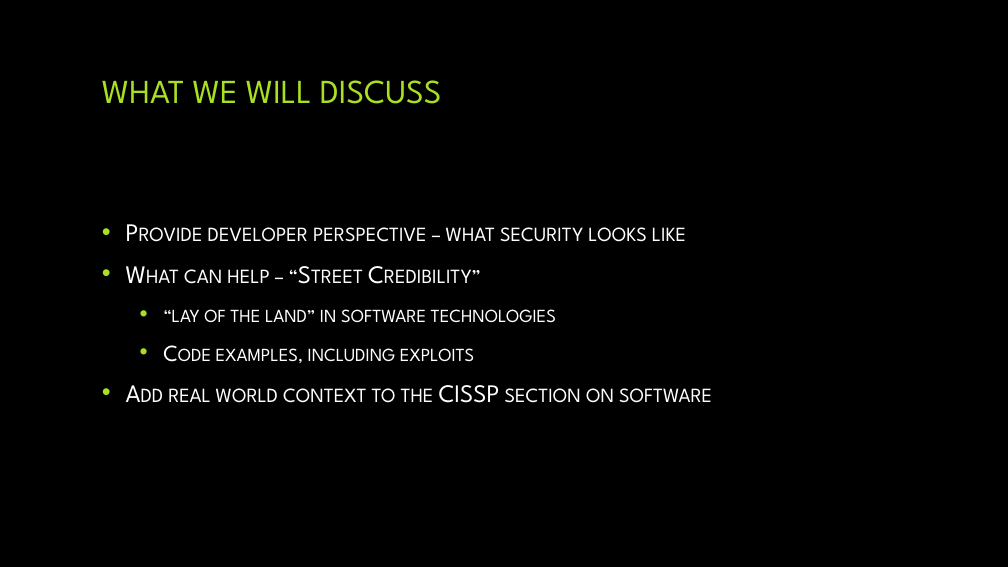
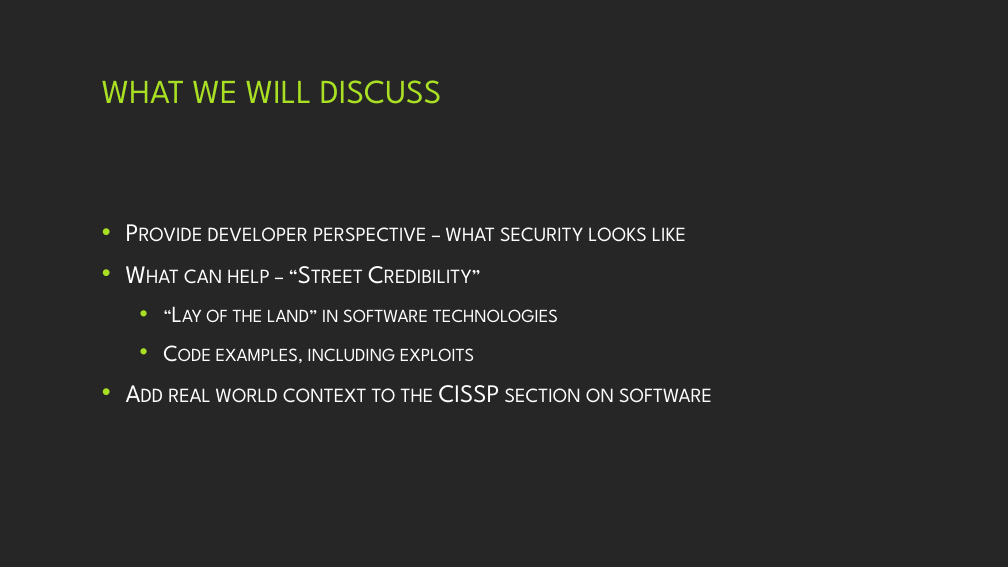
Before and after one commit to jjdm/cissp-software, a slide deck: slide 2 of docs/Software Development - CISSP.pptx. Drawn at 1008x567 pixels with LibreOffice and Linux fonts; fonts in the diff are those of the drawing; background and template pictures are left out. Boxes give left, top, right and bottom in pixels: in the first picture for what was removed or moved away, otherwise in the second. Text is boxed around its words. In the diff, an @@ line names an element or a change of style, - is before the commit and + after.

Commit message:
Fixing slide background

```diff
--- a/docs/Software Development - CISSP.pptx
+++ b/docs/Software Development - CISSP.pptx
@@ background picture (left out) to #262626 @@
@@ text at box(206, 309, 558, 322): text changed @@
-  • “lay of the land” in software technologies
+  • “Lay of the land” in software technologies
```
Also in this commit, not shown: 18 other slides changed.
